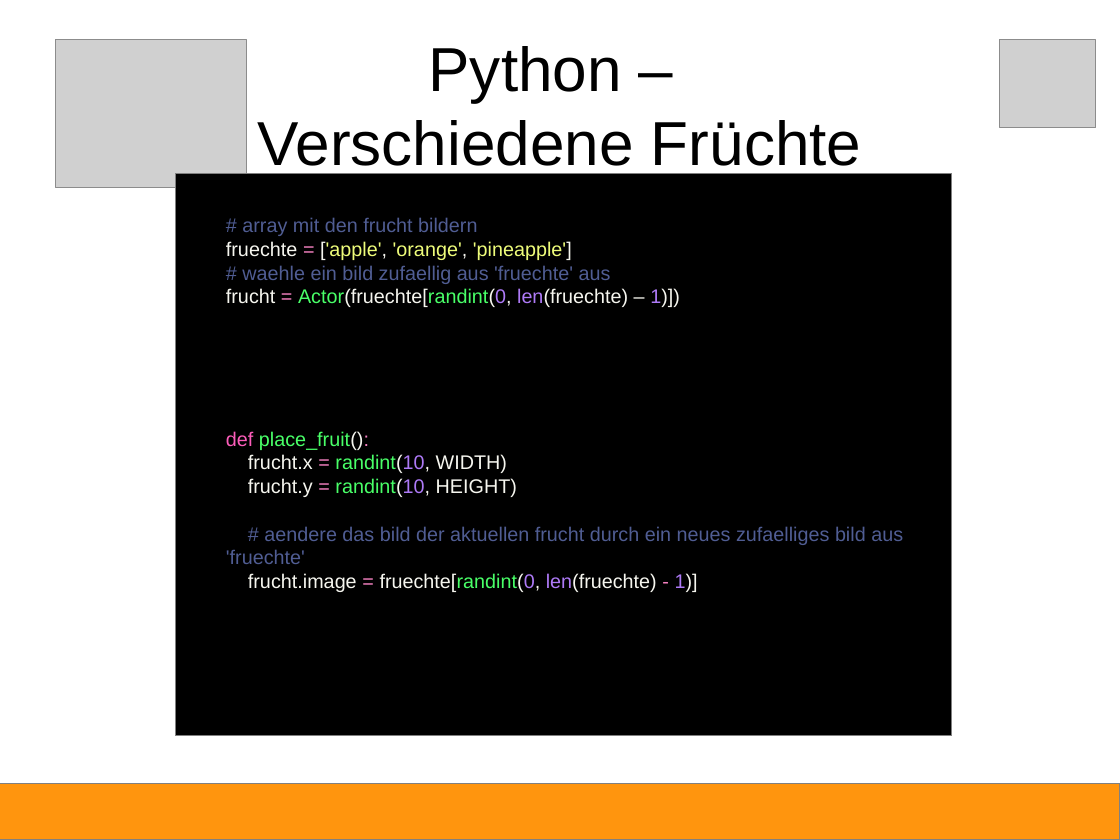
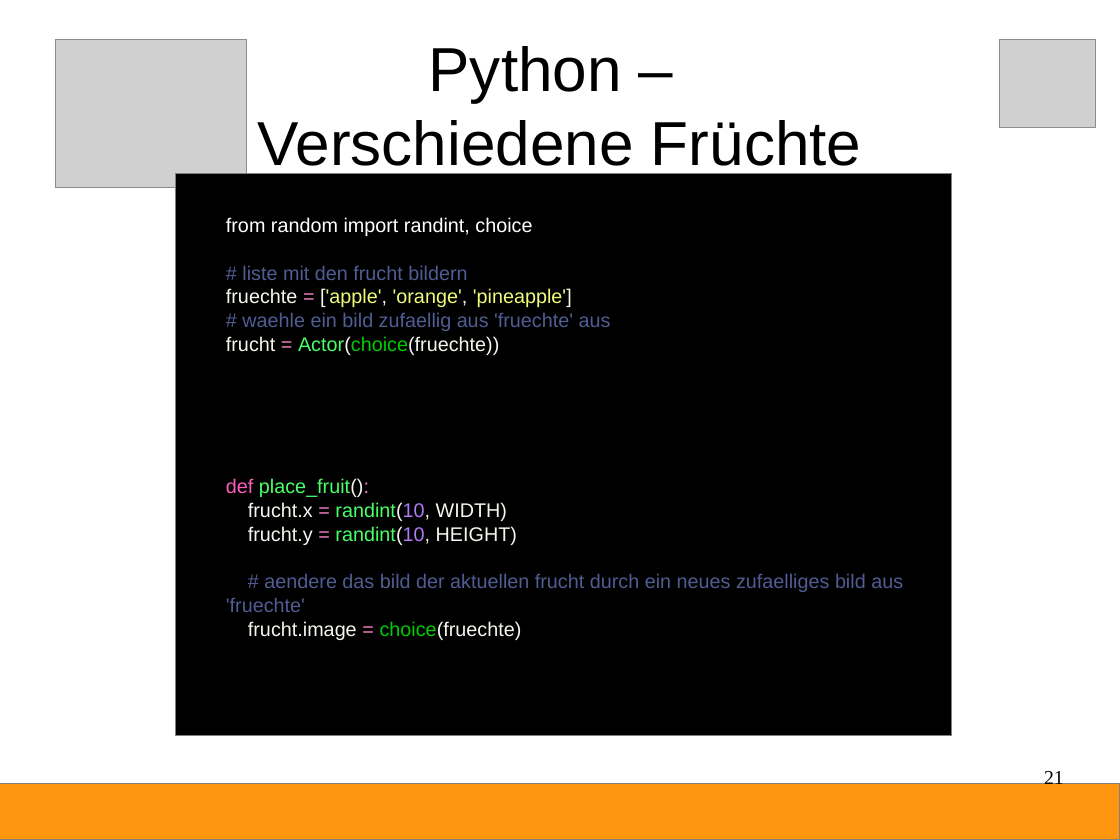
Before and after one commit to Devoxx4KidsDE/python-games, a slide deck: slide 21 of fruchthuhn/Python-Anleitung.odp (slide 20 before the commit). Drawn at 1120x840 pixels with LibreOffice and Linux fonts; fonts in the diff are those of the drawing; grey boxes stand for pictures. Boxes give left, top, right and bottom in pixels: in the first picture for what was removed or moved away, otherwise in the second. Text is boxed around its words. In the diff, an @@ line names an element or a change of style, - is before the commit and + after.

```diff
--- a/fruchthuhn/Python-Anleitung.odp
+++ b/fruchthuhn/Python-Anleitung.odp
@@ text at (226, 217, 532, 280): text changed; text colour #505D93 to #FFFFFF @@
-# array mit den frucht bildern
+from random import randint, choice
+# liste mit den frucht bildern
@@ text at (226, 336, 499, 355): text changed @@
-frucht = Actor(fruechte[randint(0, len(fruechte) – 1)])
+frucht = Actor(choice(fruechte))
@@ text at (248, 621, 522, 640): text changed @@
-frucht.image = fruechte[randint(0, len(fruechte) - 1)]
+frucht.image = choice(fruechte)
@@ page number added at (1044, 771, 1064, 789), 14 pt, text #000000 @@
+21
```
Also in this commit, not shown: 34 other slides changed, 7 slides added, 1 slide removed, 1 other file.
